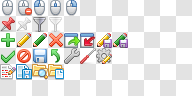
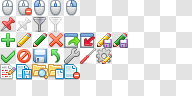
Layered file, before and after one edit (192x96). Changes by layer:
added layer "page_delete.png (FatCow)" above "grid" over [left=64, top=64, right=80, bottom=80]
